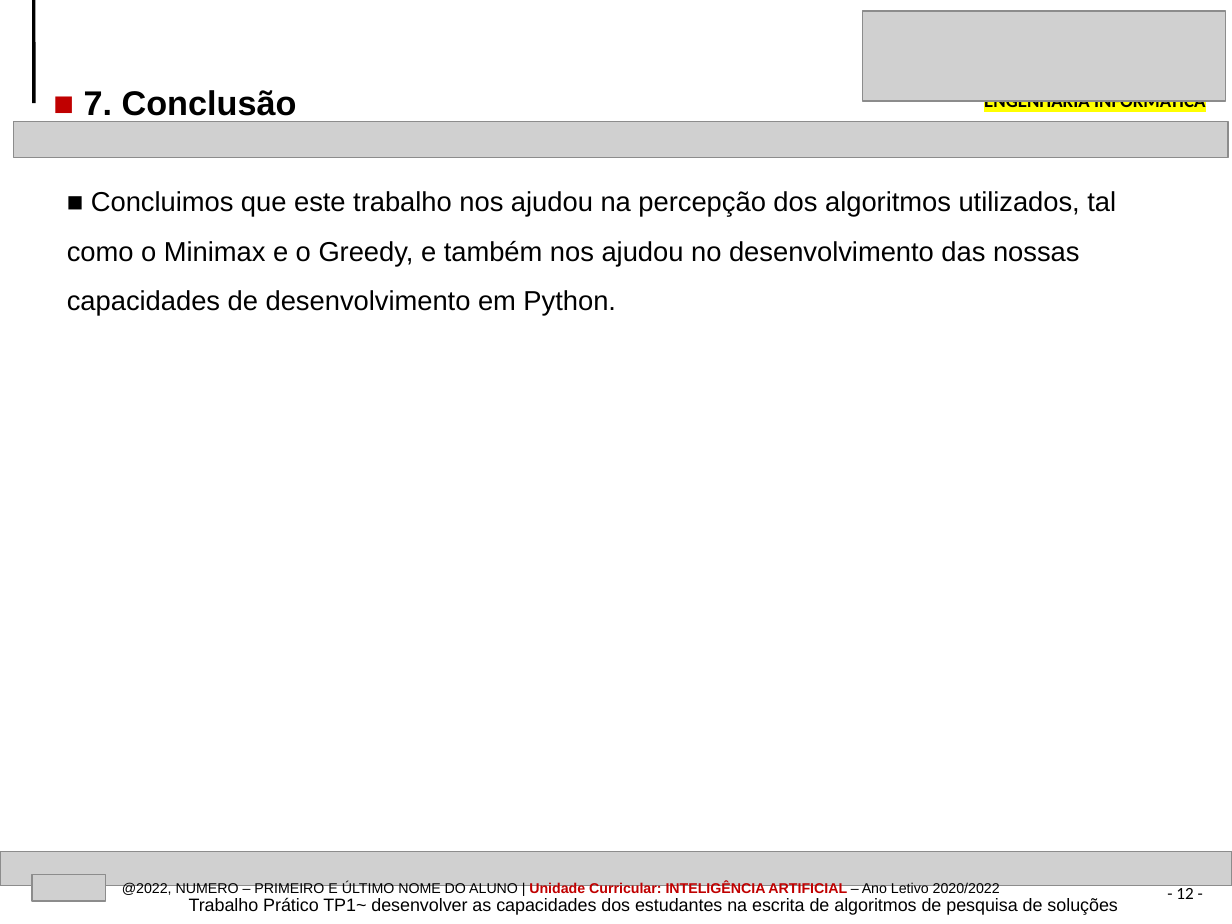
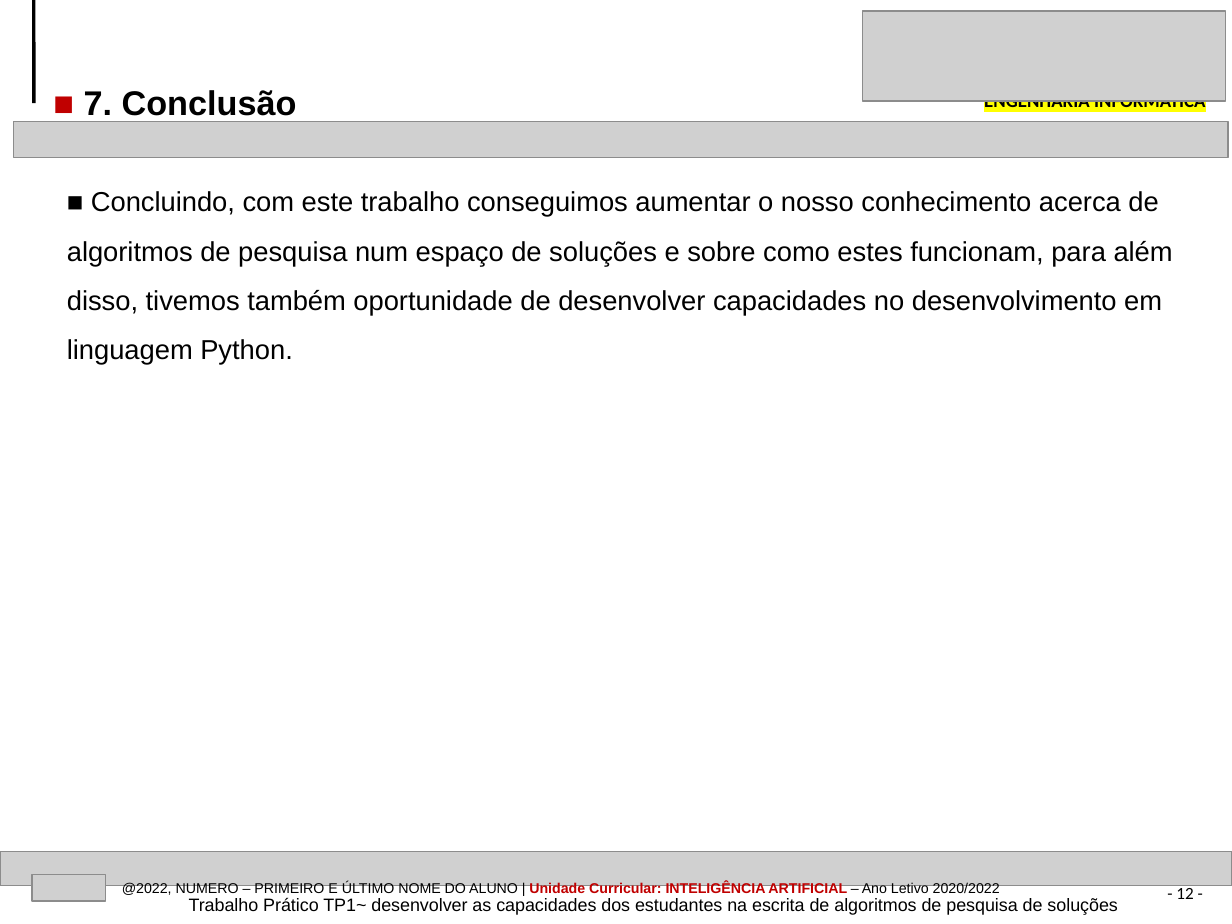
Before and after one commit to AlexandrePSantos/IA, a slide deck: slide 12 of EI-2021-2022-InteligenciaArtificial-TP1_NumeroAluno_1b.pptx. Drawn at 1232x924 pixels with LibreOffice and Linux fonts; fonts in the diff are those of the drawing; grey boxes stand for pictures. Boxes give left, top, right and bottom in pixels: in the first picture for what was removed or moved away, otherwise in the second. Text is boxed around its words. In the diff, an @@ line names an element or a change of style, - is before the commit and + after.

```diff
--- a/EI-2021-2022-InteligenciaArtificial-TP1_NumeroAluno_1b.pptx
+++ b/EI-2021-2022-InteligenciaArtificial-TP1_NumeroAluno_1b.pptx
@@ text at (x1=67, y1=191, x2=1173, y2=365): text changed @@
-■ Concluimos que este trabalho nos ajudou na percepção dos algoritmos utilizados, tal como o Minimax e o Greedy, e também nos ajudou no desenvolvimento das nossas capacidades de desenvolvimento em Python.
+■ Concluindo, com este trabalho conseguimos aumentar o nosso conhecimento acerca de algoritmos de pesquisa num espaço de soluções e sobre como estes funcionam, para além disso, tivemos também oportunidade de desenvolver capacidades no desenvolvimento em linguagem Python.
```
Also in this commit, not shown: 3 other slides changed, 35 other files.
